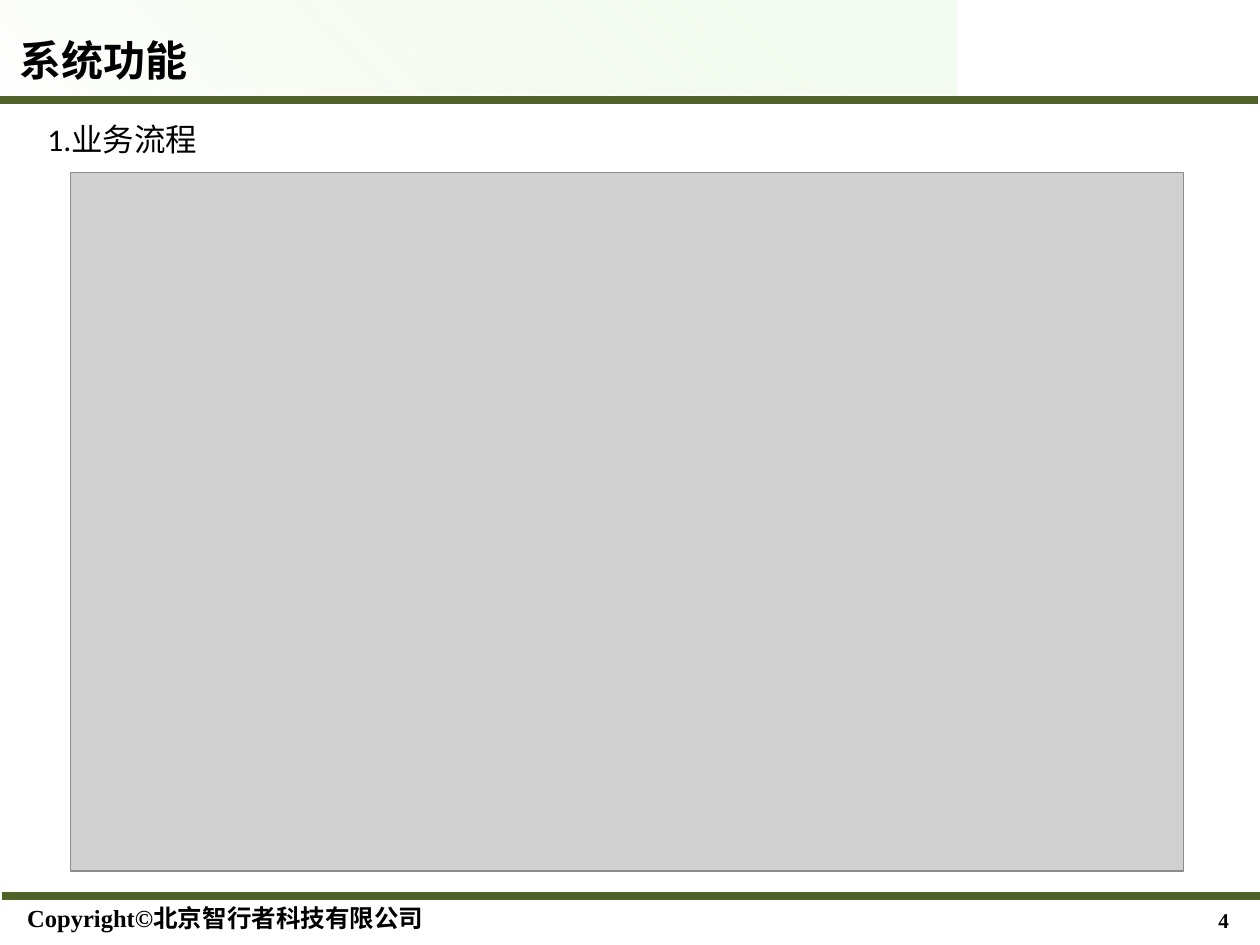
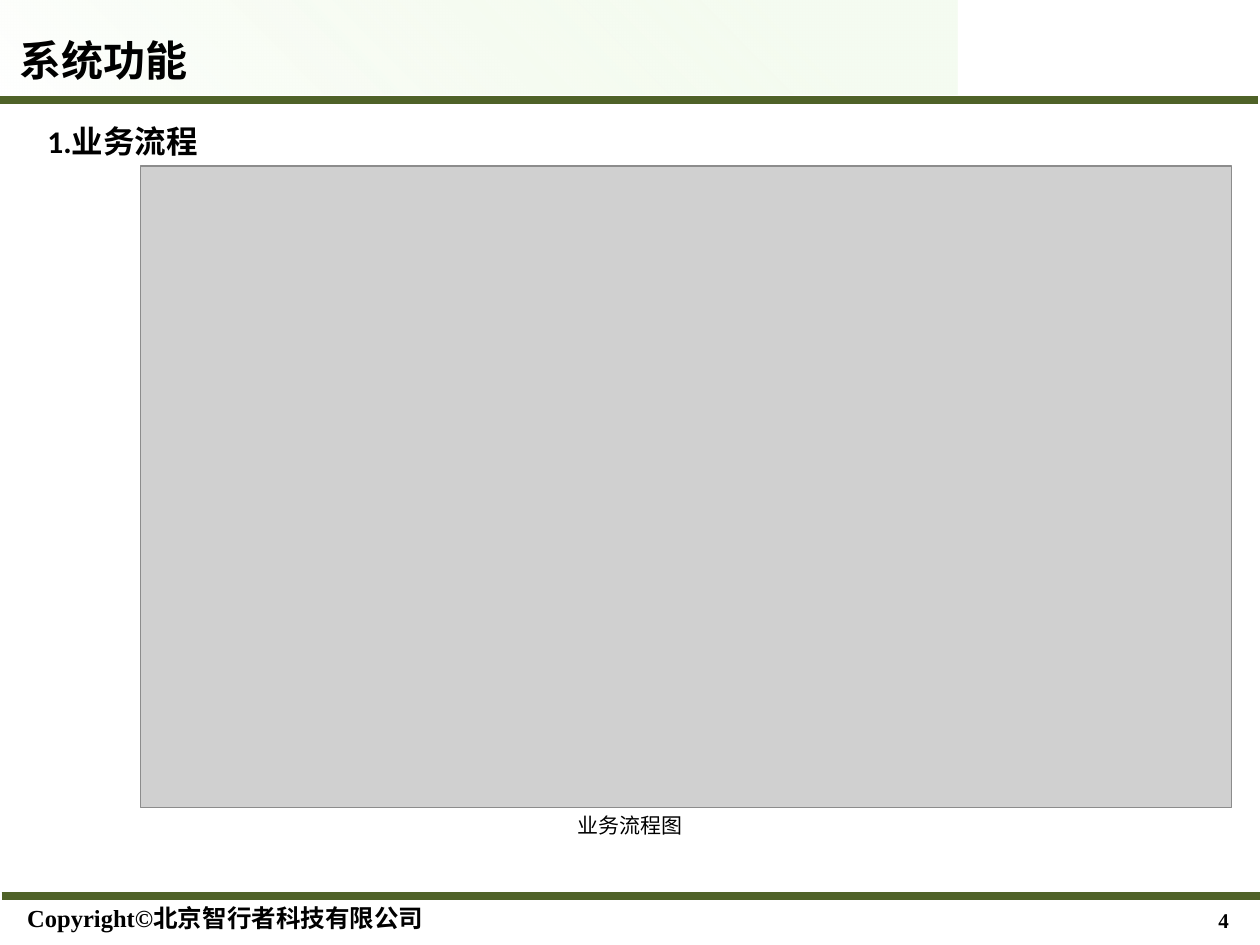
Before and after one commit to Hugohui/ERP, a slide deck: slide 4 of www/需求/ERP需求说明.pptx. Drawn at 1260x945 pixels with LibreOffice and Linux fonts; fonts in the diff are those of the drawing; grey boxes stand for pictures; background and template pictures are left out. Boxes give left, top, right and bottom in pixels: in the first picture for what was removed or moved away, otherwise in the second. Text is boxed around its words. In the diff, an @@ line names an element or a change of style, - is before the commit and + after.

```diff
--- a/www/需求/ERP需求说明.pptx
+++ b/www/需求/ERP需求说明.pptx
@@ text "1.业务流程" at <box>47,126,197,156</box>: bold on @@
@@ picture: place and size @@
-picture at <box>71,173,1183,872</box>
+picture at <box>141,166,1232,808</box>
@@ text added at <box>578,815,683,835</box>, 12 pt, text #000000 @@
+业务流程图
```
Also in this commit, not shown: 4 other slides changed, 3 other files.
